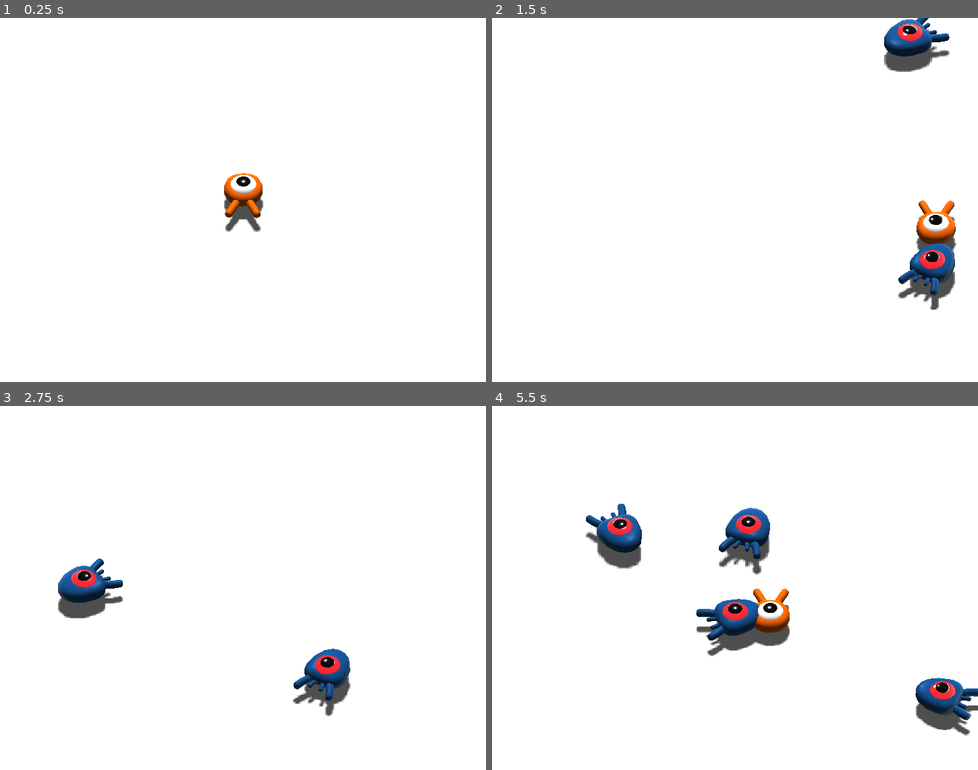
Above: before the commit, frames 1-4 (two rows, left to right).
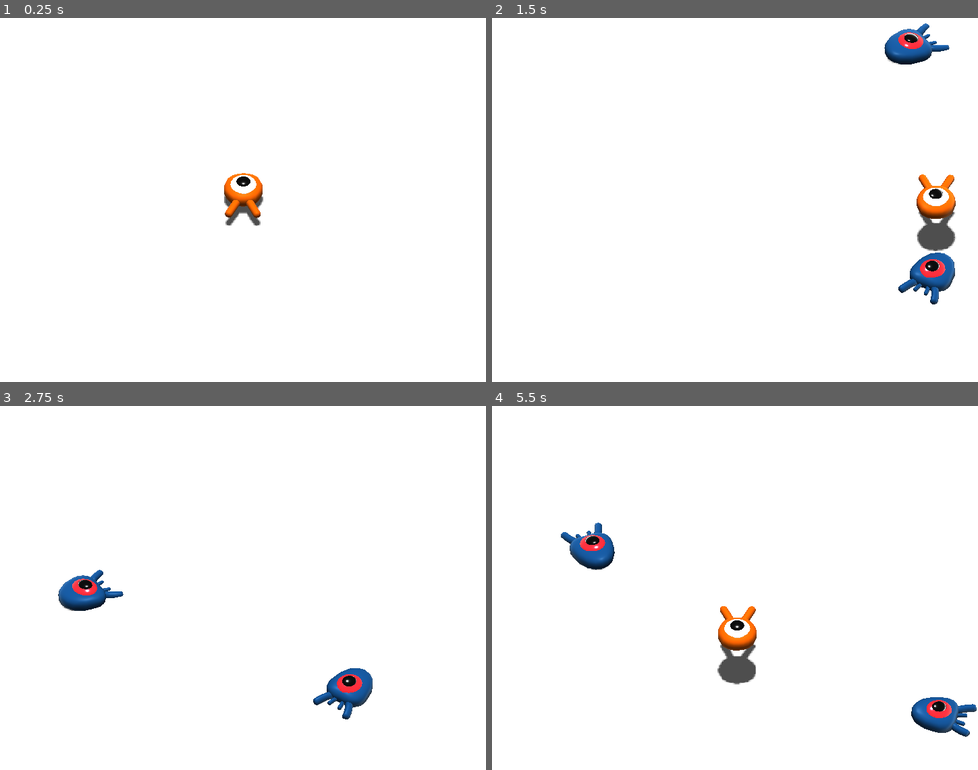
Above: after the commit, the same moments.

Repository: armorup/creeps3
Game: Godot game, scene res://Main.tscn
The game is run twice, just before and just after one commit, with the same random seed, the same clock (stepped at 60 frames per second) and the same inputs.
Inputs:
- Up to frame 1 (0.25 s): no input
- Up to frame 2 (1.5 s): tap Enter at 0.5 s; hold Right (move_right) 0.53-1.28 s; tap Space (jump) at 0.6, 0.77, 1.07, 1.35 s; hold Down (move_backward) from 1.28 s (still down)
- Up to frame 3 (2.75 s): tap Space (jump) at 1.52, 1.82, 2.1 s; release Down (move_backward) at 2.03 s; hold Right (move_right) from 2.03 s (still down)
- Up to frame 4 (5.5 s): release Right (move_right) at 2.78 s; hold Up (move_forward) 2.78-3.53 s; tap Space (jump) at 2.85, 3.02, 3.32, 3.6, 3.77, 4.07, 4.35, 4.52, 4.82, 5.1 s; hold Left (move_left) 3.53-5.03 s; hold Down (move_backward) from 5.03 s (still down)

The runs differ from the first frame. In frame 1, 0.5% of the frame differs, in the area x 46-55%, y 43-59%; in frame 2, 3.8%; in frame 3, 3.3%; in frame 4, 7.5%, in the area x 14-100%, y 26-91%.

Commit message:
Add squash mob

Diff:
--- a/Main.tscn
+++ b/Main.tscn
@@ -27,6 +27,8 @@
 
 [node name="Ground" type="StaticBody" parent="."]
 transform = Transform( 1, 0, 0, 0, 1, 0, 0, 0, 1, 0, -1, 0 )
+collision_layer = 4
+collision_mask = 0
 
 [node name="CollisionShape" type="CollisionShape" parent="Ground"]
 shape = SubResource( 1 )
@@ -36,10 +38,14 @@
 skeleton = NodePath("../CollisionShape")
 
 [node name="DirectionalLight" type="DirectionalLight" parent="."]
-transform = Transform( 1, 0, 0, 0, -0.441788, 0.89712, 0, -0.89712, -0.441788, 0, 9.78345, 0 )
+transform = Transform( 1, 0, 0, 0, 0.0356495, 0.999364, 0, -0.999364, 0.0356495, 0, 9.78345, 0 )
 shadow_enabled = true
 
 [node name="Player" parent="." instance=ExtResource( 1 )]
+speed = 14
+fall_acceleration = 75
+jump_impulse = 20
+bound_impulse = 16
 
 [node name="CameraPivot" type="Position3D" parent="."]
 transform = Transform( 1, 0, 0, 0, 0.707107, 0.707107, 0, -0.707107, 0.707107, 0, 0, 0 )
--- a/Mob.gd
+++ b/Mob.gd
@@ -1,4 +1,6 @@
 extends KinematicBody
+
+signal squashed
 
 export var min_speed = 10
 export var max_speed = 18
@@ -26,3 +28,9 @@
 	var random_speed = rand_range(min_speed, max_speed)
 	velocity = Vector3.FORWARD * random_speed
 	velocity = velocity.rotated(Vector3.UP, rotation.y)
+
+
+func squash():
+	velocity = Vector3.ZERO
+	emit_signal("squashed")
+	queue_free()
--- a/Mob.tscn
+++ b/Mob.tscn
@@ -6,7 +6,9 @@
 [sub_resource type="BoxShape" id=1]
 extents = Vector3( 0.796768, 0.631857, 0.889708 )
 
-[node name="Mob" type="KinematicBody"]
+[node name="Mob" type="KinematicBody" groups=["mob"]]
+collision_layer = 2
+collision_mask = 0
 script = ExtResource( 2 )
 
 [node name="Pivot" type="Spatial" parent="."]
--- a/Player.gd
+++ b/Player.gd
@@ -2,6 +2,8 @@
 
 export var speed = 14
 export var fall_acceleration = 75
+export var jump_impulse = 20
+export var bound_impulse = 16
 
 var velocity = Vector3.ZERO
 
@@ -32,4 +34,16 @@
 	velocity.x = direction.x * speed
 	velocity.z = direction.z * speed
 	velocity.y -= fall_acceleration * delta
+
+	if is_on_floor() and Input.is_action_just_pressed("jump"):
+			velocity.y += jump_impulse
+
 	velocity = move_and_slide(velocity, Vector3.UP)
+
+	for index in range(get_slide_count()):
+		var collision = get_slide_collision(index)
+		if collision.collider.is_in_group("mob"):
+			var mob = collision.collider
+			if Vector3.UP.dot(collision.normal) > 0.1:
+				mob.squash()
+				velocity.y = bound_impulse
--- a/Player.tscn
+++ b/Player.tscn
@@ -7,7 +7,12 @@
 radius = 0.746646
 
 [node name="Player" type="KinematicBody"]
+collision_mask = 6
 script = ExtResource( 2 )
+speed = null
+fall_acceleration = null
+jump_impulse = null
+bound_impulse = null
 
 [node name="Pivot" type="Spatial" parent="."]
 
--- a/project.godot
+++ b/project.godot
@@ -55,6 +55,12 @@
  ]
 }
 
+[layer_names]
+
+3d_physics/layer_1="player"
+3d_physics/layer_2="enemies"
+3d_physics/layer_3="world"
+
 [rendering]
 
 quality/driver/driver_name="GLES2"
